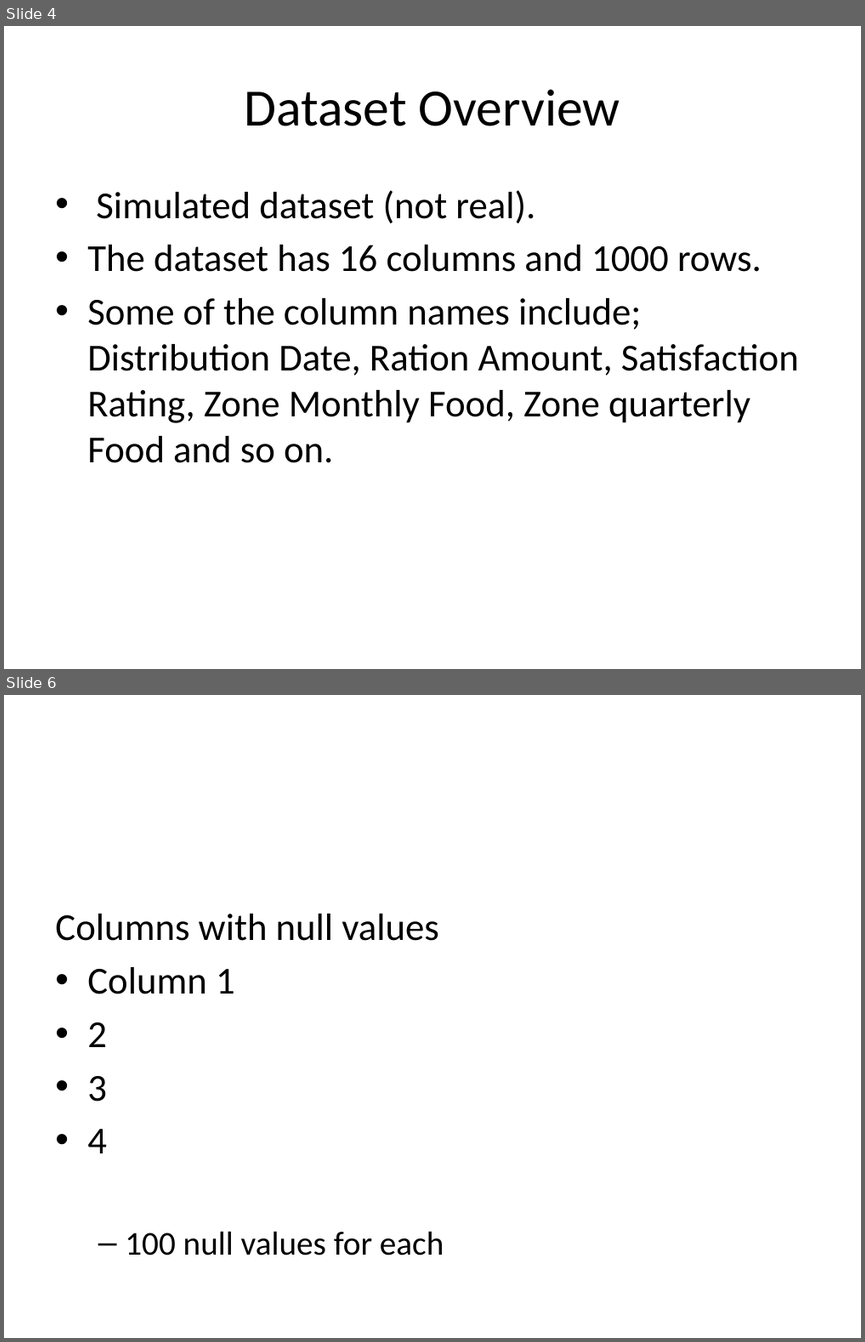
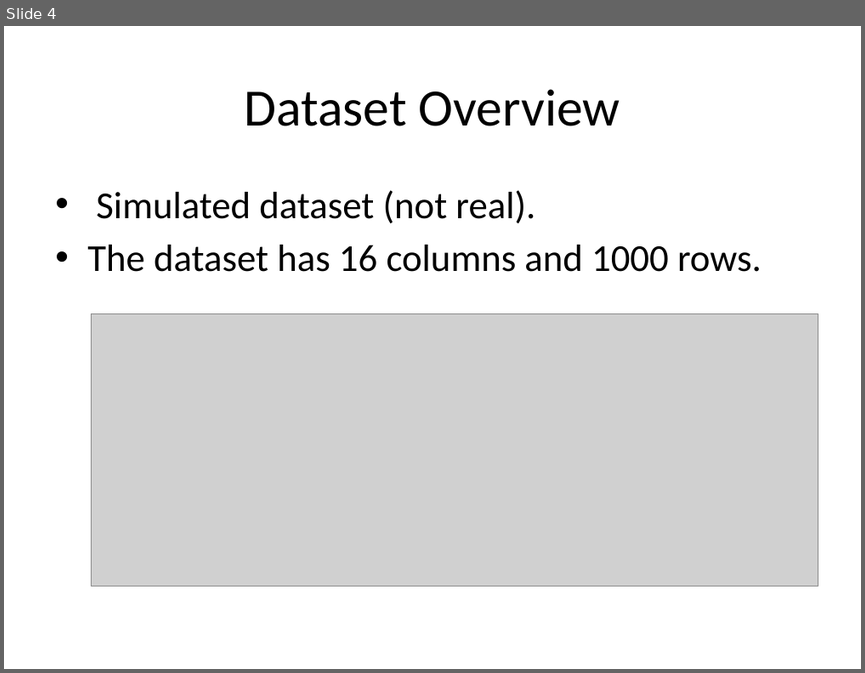
Before and after one commit to JavierWolvie/Data-Analytics, a slide deck: TABLEAU/Kakuma_Food_Distribution_Analysis_Presentation.pptx. Shown one above the other, each under a label of ours: slides 4 and 6 before the commit, slide 4 after it; the slides between them are not shown. The pictures are 865x1342 and 865x673 pixels, drawn with LibreOffice and Linux fonts; fonts in the diff are those of the drawing; grey boxes stand for pictures. Boxes give left, top, right and bottom in pixels: in the first picture for what was removed or moved away, otherwise in the second. Text is boxed around its words. In the diff, an @@ line names an element or a change of style, - is before the commit and + after.

```diff
--- a/TABLEAU/Kakuma_Food_Distribution_Analysis_Presentation.pptx
+++ b/TABLEAU/Kakuma_Food_Distribution_Analysis_Presentation.pptx
@@ slide 6 removed at (x1=4, y1=695, x2=861, y2=1338), background #FFFFFF @@
@@ text removed at (x1=55, y1=913, x2=443, y2=1255) @@
-Columns with null values
-• Column 1
-• 2
-• 3
-• 4
-  – 100 null values for each
@@ slide 4 changed as well @@
@@ text at (x1=87, y1=298, x2=799, y2=463): paragraph removed @@
-• Some of the column names include; Distribution Date, Ration Amount, Satisfaction Rating, Zone Monthly Food, Zone quarterly Food and so on.
@@ picture added at (x1=92, y1=314, x2=818, y2=585) @@
```
Also in this commit, not shown: 10 other slides changed, 2 slides added, 2 other slides removed.
